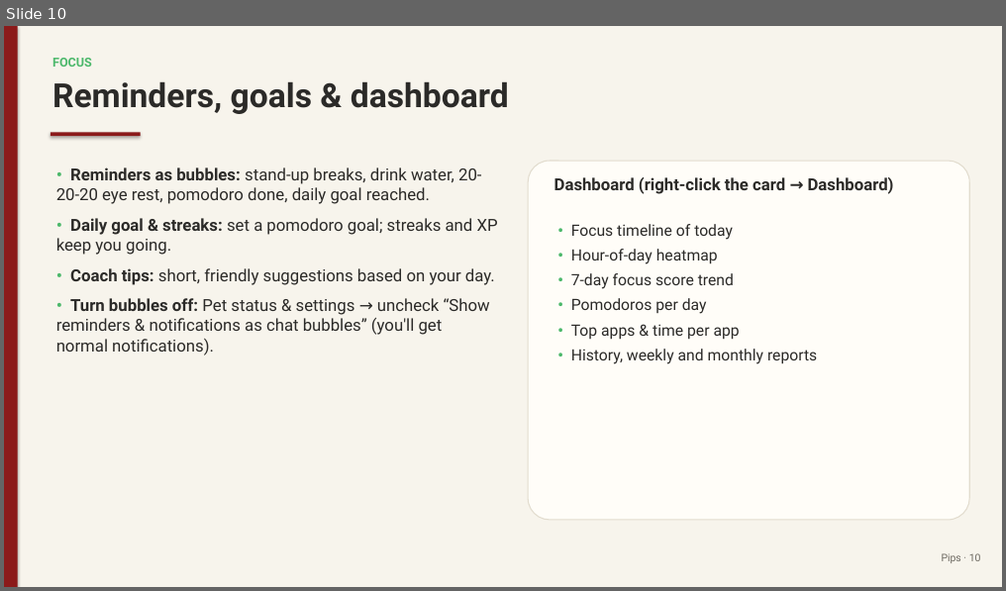
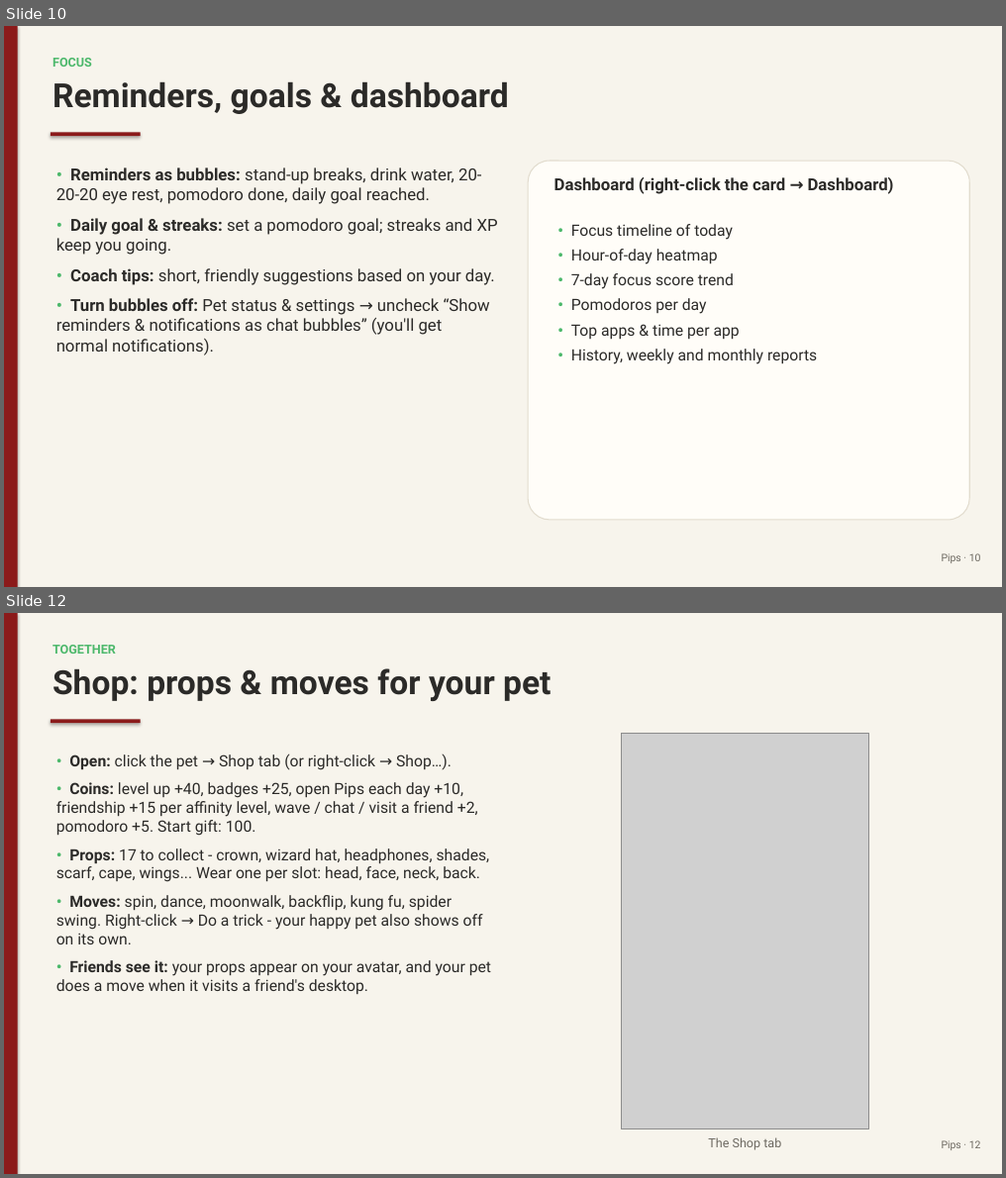
Before and after one commit to juw12/projects, a slide deck: apps/pips/web/download/Pips-Guide.pptx. Shown one above the other, each under a label of ours: slide 10 before the commit, slides 10 and 12 after it; the slides between them are not shown. The pictures are 1006x591 and 1006x1178 pixels, drawn with LibreOffice and Linux fonts; fonts in the diff are those of the drawing; grey boxes stand for pictures. Boxes give left, top, right and bottom in pixels: in the first picture for what was removed or moved away, otherwise in the second. Text is boxed around its words. In the diff, an @@ line names an element or a change of style, - is before the commit and + after.

Commit message:
pips 2.5.0: Shop, coins, props & moves

```diff
--- a/apps/pips/web/download/Pips-Guide.pptx
+++ b/apps/pips/web/download/Pips-Guide.pptx
@@ slide 12 added at bbox=[4, 613, 1002, 1174], background #F7F4EC @@
@@ rectangle added at bbox=[4, 613, 18, 1174], fill #8B1A1A @@
@@ text added at bbox=[53, 645, 116, 654], 12 pt, text #4CB86B, bold @@
+TOGETHER
@@ text added at bbox=[53, 668, 550, 701], 32 pt, text #2B2A28, bold @@
+Shop: props & moves for your pet
@@ rectangle added at bbox=[51, 719, 141, 723], fill #8B1A1A @@
@@ text added at bbox=[56, 754, 491, 994], 15 pt, text #2B2A28 @@
+• Open: click the pet → Shop tab (or right-click → Shop…).
+• Coins: level up +40, badges +25, open Pips each day +10, friendship +15 per affinity level, wave / chat / visit a friend +2, pomodoro +5. Start gift: 100.
+• Props: 17 to collect - crown, wizard hat, headphones, shades, scarf, cape, wings... Wear one per slot: head, face, neck, back.
+• Moves: spin, dance, moonwalk, backflip, kung fu, spider swing. Right-click → Do a trick - your happy pet also shows off on its own.
+• Friends see it: your props appear on your avatar, and your pet does a move when it visits a friend's desktop.
@@ picture added at bbox=[621, 733, 868, 1130] @@
@@ text added at bbox=[708, 1138, 781, 1151], 12 pt, text #6E6A62 @@
+The Shop tab
@@ text added at bbox=[942, 1141, 981, 1151], 10 pt, text #6E6A62 @@
+Pips · 12
```
Also in this commit, not shown: 11 slides changed, 1 other slide added, 1 slide removed, 11 other files.
